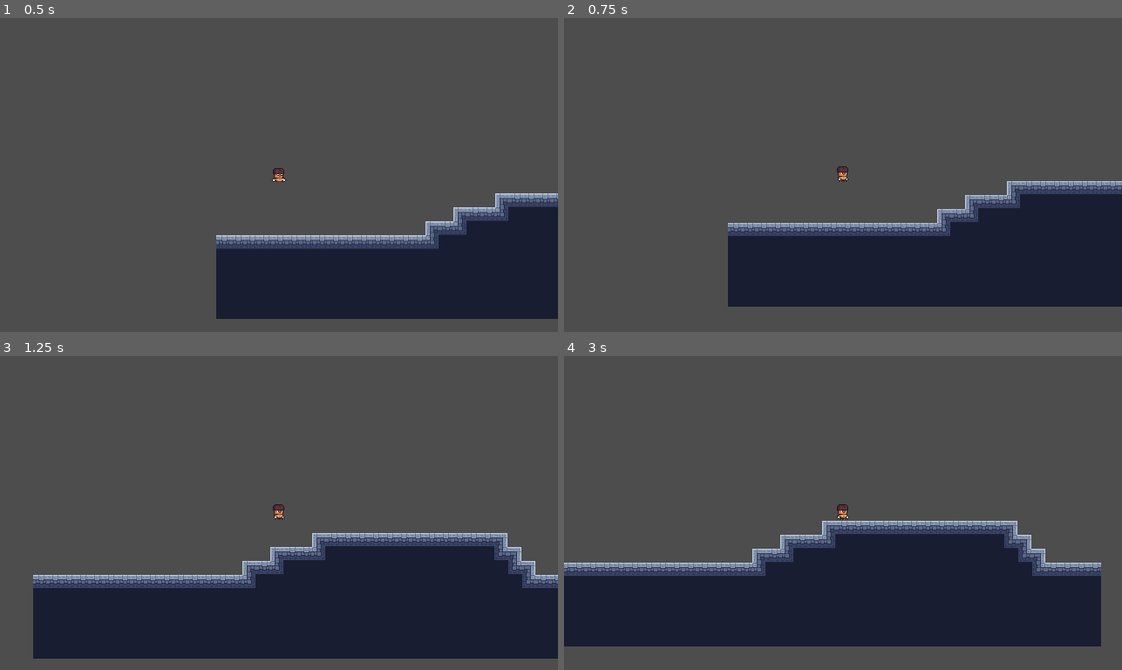
Above: before the commit, frames 1-4 (two rows, left to right).
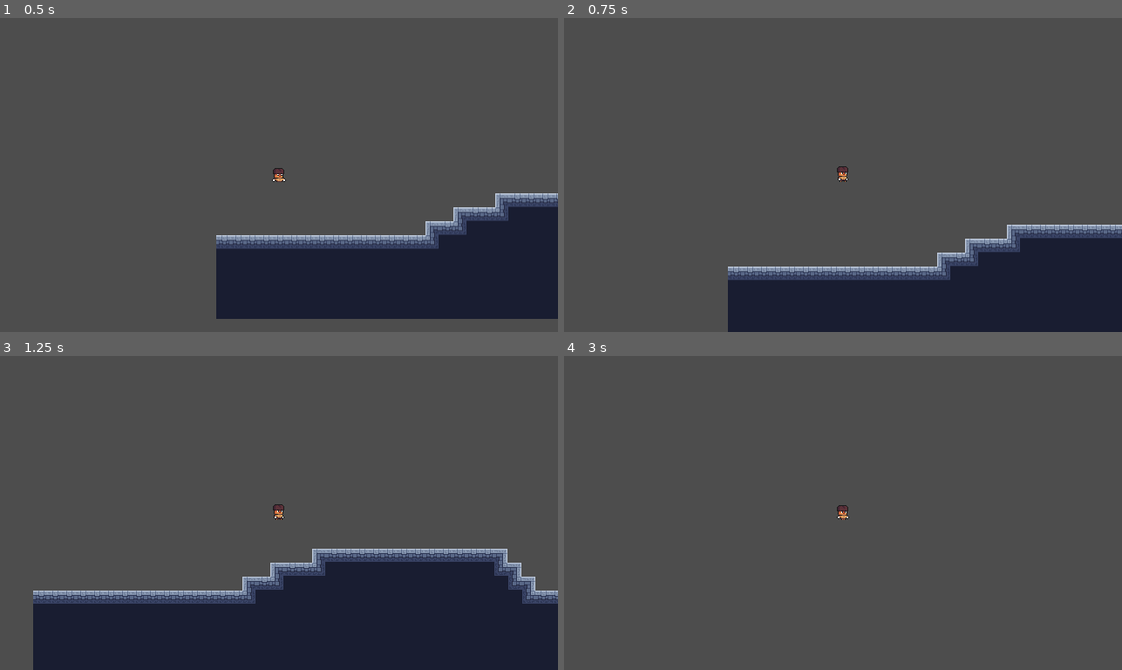
Above: after the commit, the same moments.

Repository: Heihei03/mini-jame-gam-38
Game: Godot game, scene res://Scenes/main.tscn
The game is run twice, just before and just after one commit, with the same random seed, the same clock (stepped at 60 frames per second) and the same inputs.
Inputs:
- Up to frame 1 (0.5 s): no input
- Up to frame 2 (0.75 s): hold Right (right) from 0.53 s (still down); hold Up (jump) from 0.53 s (still down)
- Up to frame 3 (1.25 s): keep holding Right (right); keep holding Up (jump)
- Up to frame 4 (3 s): release Up (jump) at 1.28 s; tap Up (jump) at 1.35, 1.52, 1.82, 2.85 s; release Right (right) at 2.03 s; hold Left (left) 2.03-2.78 s; hold Up (jump) 2.03-2.78 s; hold Right (right) from 2.78 s (still down)

Frame 1 is identical in both runs. In frame 2, 18% of the frame differs, in the area x 29-100%, y 51-100%; in frame 3, 12%; in frame 4, 31%, in the area x 0-97%, y 47-93%.

Commit message:
Add double jump

Diff:
--- a/Scenes/player.tscn
+++ b/Scenes/player.tscn
@@ -115,6 +115,6 @@
 [node name="Sprite" type="AnimatedSprite2D" parent="."]
 sprite_frames = SubResource("SpriteFrames_hfth0")
 animation = &"walk"
-frame_progress = 0.0608695
+frame_progress = 0.319805
 
 [node name="Camera2D" type="Camera2D" parent="."]
--- a/Scripts/player.gd
+++ b/Scripts/player.gd
@@ -5,6 +5,7 @@
 
 var direction : float = 0
 var gravity = ProjectSettings.get_setting("physics/2d/default_gravity")
+var has_double_jumped = false
 
 # Called when the node enters the scene tree for the first time.
 func _ready():
@@ -25,6 +26,13 @@
 	if(Input.is_action_pressed("jump")&&is_on_floor()):
 		velocity.y = jump_velocity
 
+	if(Input.is_action_just_pressed("jump")&& not is_on_floor() && not has_double_jumped):
+		velocity.y = jump_velocity
+		has_double_jumped = false
+
+	if is_on_floor():
+		has_double_jumped = false
+
 	if velocity.x != 0:
 		$Sprite.animation = "walk"
 		$Sprite.flip_h = velocity.x < 0
